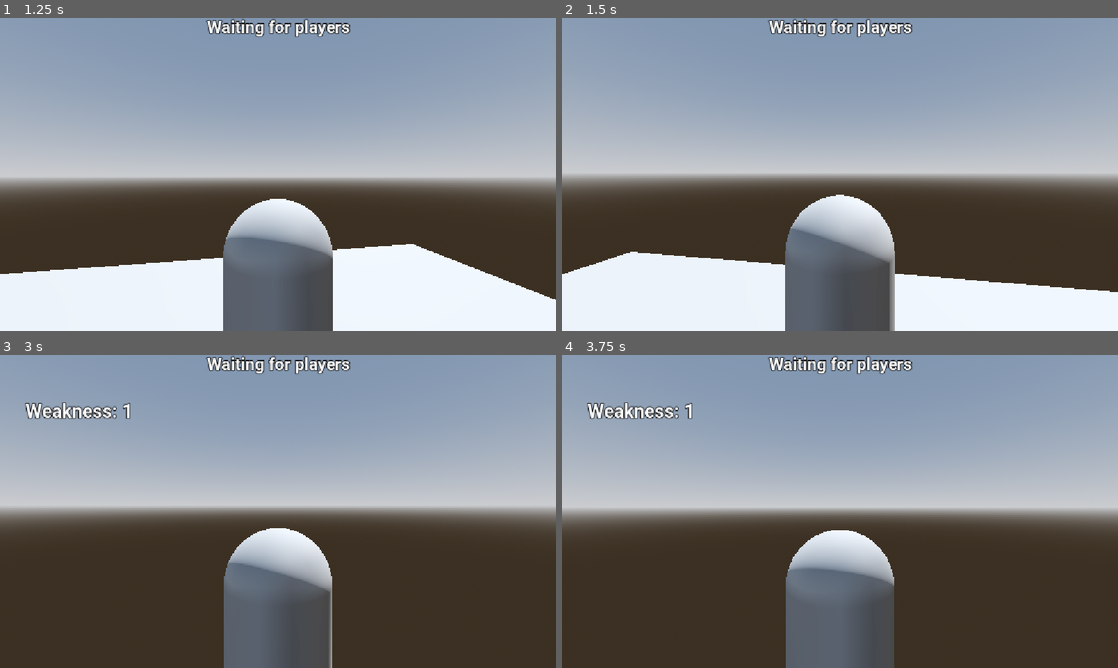
Above: before the commit, frames 1-4 (two rows, left to right).
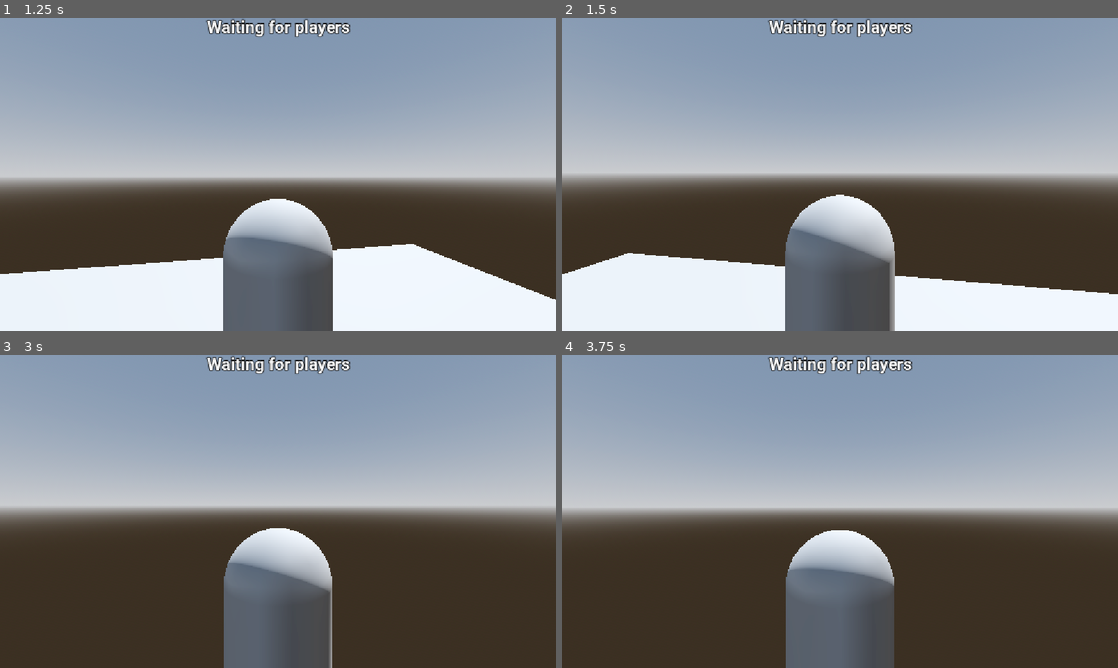
Above: after the commit, the same moments.

Repository: Virus01Official/forgotten_rewrite
Game: Godot game, scene res://main.tscn
Same seed, same stepped clock (60 frames per second), same inputs: the game is played once before the commit and once after it.
Inputs (mouse positions are in pixels of both pictures, inside the frame that each line leads up to):
- Up to frame 1 (1.25 s): move the mouse to (305, 174) at 0.52 s; hold Up (ui_up) from 0.53 s (still down); tap E (Ability2) at 0.6 s; tap R (Ability3) at 0.8 s
- Up to frame 2 (1.5 s): keep holding Up (ui_up); move the mouse to (812, 174) at 1.27 s; tap R (Ability3) at 1.35 s
- Up to frame 3 (3 s): keep holding Up (ui_up); tap T (Ability4) at 1.55, 2.1 s; move the mouse to (289, 505) at 2.02 s; tap E (Ability2) at 2.3 s; tap Enter at 2.75 s; move the mouse to (272, 517) at 2.77 s; tap Q (Ability1) at 2.85 s
- Up to frame 4 (3.75 s): keep holding Up (ui_up); tap R (Ability3) at 3.05 s; tap Space at 3.5 s; move the mouse to (878, 514) at 3.52 s; tap E (Ability2) at 3.6 s

Frame 1 is identical in both runs. In frame 2, 0.4% of the frame differs, in the area x 1-100%, y 74-89%; in frame 3, 0.7%; in frame 4, 0.7%, in the area x 4-24%, y 15-21%.

Commit message:
small changes

Diff:
--- a/UI/player_ui.tscn
+++ b/UI/player_ui.tscn
@@ -65,7 +65,6 @@
 vertical_alignment = 1
 
 [node name="Notifications" type="VBoxContainer" parent="GameStuff" unique_id=326347885]
-visible = false
 layout_mode = 0
 offset_top = 1.0
 offset_right = 1155.0
--- a/data/killers/envy.json
+++ b/data/killers/envy.json
@@ -26,8 +26,8 @@
 	  "id": "ability1",
 	  "name": "Void Grasp",
 	  "icon": "res://assets/textures/abilityTemplate.png",
-	  "cooldown": 0.3,
-	  "type": "raycast_attack",
+	  "cooldown": 15.0,
+	  "type": "mouse_attack",
 	  "damage": 50
 	},
 	{
--- a/data/survivors/chance.json
+++ b/data/survivors/chance.json
@@ -13,7 +13,7 @@
 	  "id": "ability1",
 	  "name": "Lucky Draw",
 	  "icon": "res://assets/textures/abilityTemplate.png",
-	  "cooldown": 0.0,
+	  "cooldown": 0.3,
 	  "type": "luck_token",
 	  "description": "50% chance to gain a luck token, 50% chance to gain weakness"
 	},
@@ -21,7 +21,7 @@
 	  "id": "ability2",
 	  "name": "Russian Roulette",
 	  "icon": "res://assets/textures/abilityTemplate.png",
-	  "cooldown": 0.0,
+	  "cooldown": 15.0,
 	  "type": "gun_shot",
 	  "damage": 30,
 	  "self_damage": 60,
@@ -31,7 +31,7 @@
 	  "id": "ability3",
 	  "name": "Health Gamble",
 	  "icon": "res://assets/textures/abilityTemplate.png",
-	  "cooldown": 0.0,
+	  "cooldown": 30.0,
 	  "type": "health_gamble",
 	  "min_health": 60,
 	  "max_health": 130,
@@ -42,7 +42,7 @@
 	  "id": "ability4",
 	  "name": "Reset",
 	  "icon": "res://assets/textures/abilityTemplate.png",
-	  "cooldown": 0.0,
+	  "cooldown": 60.0,
 	  "type": "reset",
 	  "requires_tokens": 3,
 	  "description": "Reset luck tokens and weakness (requires 3 tokens)"
--- a/scripts/ability_component.gd
+++ b/scripts/ability_component.gd
@@ -88,8 +88,86 @@
 	elif ability == "reset" and player.tokens == 3:
 		gunDestroyed = false
 		player.weakness = 0
+
+	# mouse attack
+	elif ability == "mouse_attack":
+		var camera = get_viewport().get_camera_3d()
+		if not camera:
+			return
+
+		var mouse_pos = get_viewport().get_mouse_position()
+		var ray_origin = camera.project_ray_origin(mouse_pos)
+		var ray_dir = camera.project_ray_normal(mouse_pos)
+
+		var space = $"..".get_world_3d().direct_space_state
+		var query = PhysicsRayQueryParameters3D.create(
+			ray_origin,
+			ray_origin + ray_dir * 100.0
+		)
+		query.exclude = [$"..".get_rid()]
+
+		var result = space.intersect_ray(query)
+
+		var target_pos: Vector3
+		if result:
+			target_pos = result.position
+		else:
+			target_pos = ray_origin + ray_dir * 50.0
+
+		_launch_mouse_projectile(target_pos)
+
 	else:
 		print(ability)
+
+func _launch_mouse_projectile(target_pos: Vector3) -> void:
+	var start_pos = $"..".global_position
+	start_pos.y -= 0.9
+
+	var direction = (target_pos - start_pos).normalized()
+	var speed = 20.0
+	var max_distance = 40.0
+	var min_distance = 1.5
+	var projectile_pos = start_pos
+	var travelled = 0.0
+
+	while travelled < max_distance:
+		var step = speed * get_physics_process_delta_time()
+		var next_pos = projectile_pos + direction * step
+
+		var space = $"..".get_world_3d().direct_space_state
+		var query = PhysicsRayQueryParameters3D.create(projectile_pos, next_pos)
+		query.exclude = [$"..".get_rid()]
+		var result = space.intersect_ray(query)
+
+		if result and travelled >= min_distance:
+			_spawn_explosion(result.position)
+			return
+
+		projectile_pos = next_pos
+		travelled += step
+		await get_tree().physics_frame
+
+	_spawn_explosion(projectile_pos)
+
+func _spawn_explosion(pos: Vector3) -> void:
+	var hit_flag: Array = []
+	$"../..".add_hitbox(
+		$"..".hitboxes,
+		pos,
+		hit_flag,
+		35,
+		"survivor",
+		Vector3(3.0, 3.0, 3.0),
+		$".."
+	)
+
+func has_ability(ability_slot: String, survivor: String) -> bool:
+	var survivor_data = CharData.get_survivor(survivor)
+	var abilities: Array = survivor_data.get("abilities", [])
+	for ab in abilities:
+		if ab.get("id") == ability_slot:
+			return true
+	return false
 
 func get_ability_survivor(ability_slot: String, survivor: String) -> Dictionary:
 	var survivor_data = CharData.get_survivor(survivor)
@@ -100,14 +178,11 @@
 	push_warning("[AbilityComponent] Ability slot '%s' not found for survivor '%s'" % [ability_slot, survivor])
 	return {}
 
-func has_ability(ability_slot: String, survivor: String) -> bool:
-	var survivor_data = CharData.get_survivor(survivor)
-	var abilities: Array = survivor_data.get("abilities", [])
+func get_killer_ability(ability_slot: String, killer: String):
+	var killer_data = CharData.get_killer(killer)
+	var abilities: Array = killer_data.get("abilities", [])
 	for ab in abilities:
 		if ab.get("id") == ability_slot:
-			return true
-	return false
-
-func get_killer_ability(ability: String, killer: String):
-	var ab = CharData.get_killer(killer).get(ability, "ability1")
-	return ab
+			return ab
+	push_warning("[AbilityComponent] Ability slot '%s' not found for killer '%s'" % [ability_slot, killer])
+	return {}
--- a/scripts/main.gd
+++ b/scripts/main.gd
@@ -61,6 +61,14 @@
 		print("Most malicious player is: ", most_malicious_player.name,
 			  " with malice: ", highest_malice)
 
+func assign_model(_player):
+	pass
+
+func start_lms(killer):
+	$LMS.stream = get_lms(killer)
+	AudioServer.set_bus_volume_db(1, 0)
+	$LMS.play()
+
 func get_lms(killer: String):
 	var killer_data = CharData.get_killer(killer)
 	var music = killer_data.get("music", {})
--- a/scripts/player.gd
+++ b/scripts/player.gd
@@ -7,7 +7,7 @@
 const MOUSE_SENSITIVITY = 0.003
 
 var malice = 1
-var is_Killer = false
+var is_Killer = true
 
 var current_speed = WALK_SPEED
 
@@ -17,7 +17,7 @@
 
 var usingAbility = false
 var equipped_survivor = "chance"
-var equipped_killer = "Test"
+var equipped_killer = "envy"
 
 var equipped_ability1 = {}
 var equipped_ability2 = {}
@@ -52,7 +52,7 @@
 	"generator": _interact_generator,
 }
 
-const COOLDOWN_ABILITY1 = 3.0
+const COOLDOWN_ABILITY1 = 15.0
 const COOLDOWN_ABILITY2 = 5.0
 const COOLDOWN_ABILITY3 = 5.0
 const COOLDOWN_ABILITY4 = 5.0
@@ -68,6 +68,7 @@
 
 func _ready() -> void:
 	Input.set_mouse_mode(Input.MOUSE_MODE_CAPTURED)
+	_refresh_abilities()
 
 func _process(delta: float) -> void:
 	for key in cooldowns:
@@ -80,18 +81,25 @@
 func _start_cooldown(action: String, duration: float) -> void:
 	cooldowns[action] = duration
 
+func _refresh_abilities() -> void:
+	if is_Killer:
+		equipped_ability1 = Ability_Component.get_killer_ability("ability1", equipped_killer)
+		equipped_ability2 = Ability_Component.get_killer_ability("ability2", equipped_killer)
+		if Ability_Component.has_ability("ability3", equipped_killer):
+			equipped_ability3 = Ability_Component.get_killer_ability("ability3", equipped_killer)
+		if Ability_Component.has_ability("ability4", equipped_killer):
+			equipped_ability4 = Ability_Component.get_killer_ability("ability4", equipped_killer)
+	else:
+		equipped_ability1 = Ability_Component.get_ability_survivor("ability1", equipped_survivor)
+		equipped_ability2 = Ability_Component.get_ability_survivor("ability2", equipped_survivor)
+		if Ability_Component.has_ability("ability3", equipped_survivor):
+			equipped_ability3 = Ability_Component.get_ability_survivor("ability3", equipped_survivor)
+		if Ability_Component.has_ability("ability4", equipped_survivor):
+			equipped_ability4 = Ability_Component.get_ability_survivor("ability4", equipped_survivor)
+
 func _physics_process(delta: float) -> void:
 	if not is_on_floor():
 		velocity += get_gravity() * delta
-
-	equipped_ability1 = Ability_Component.get_ability_survivor("ability1", equipped_survivor)
-	equipped_ability2 = Ability_Component.get_ability_survivor("ability2", equipped_survivor)
-
-	if Ability_Component.has_ability("ability3", equipped_survivor):
-		equipped_ability3 = Ability_Component.get_ability_survivor("ability3", equipped_survivor)
-
-	if Ability_Component.has_ability("ability4", equipped_survivor):
-		equipped_ability4 = Ability_Component.get_ability_survivor("ability4", equipped_survivor)
 
 	if Input.is_action_pressed("Sprint") and not exhausted and not sprint_needs_reset:
 		is_sprinting = true
@@ -112,7 +120,7 @@
 		await get_tree().create_timer(0.5).timeout
 		abilityTimer_timeout()
 
-	if Input.is_action_just_pressed("Ability2") and not usingAbility and not _is_on_cooldown(equipped_ability2.get("name", "Ability2")):
+	if Input.is_action_just_pressed("Ability2") and not usingAbility and not _is_on_cooldown(equipped_ability1.get("name", "Ability2")):
 		var ability_type = equipped_ability2.get("type", "")
 		var ability_name = equipped_ability2.get("name", "Ability2")
 		var cooldown_duration = equipped_ability2.get("cooldown", COOLDOWN_ABILITY2)
@@ -122,7 +130,7 @@
 		await get_tree().create_timer(0.5).timeout
 		abilityTimer_timeout()
 
-	if Input.is_action_just_pressed("Ability3") and not usingAbility and not equipped_ability3.is_empty() and not _is_on_cooldown(equipped_ability3.get("name", "Ability3")):
+	if Input.is_action_just_pressed("Ability3") and not usingAbility and not equipped_ability3.is_empty() and not _is_on_cooldown(equipped_ability1.get("name", "Ability3")):
 		var ability_type = equipped_ability3.get("type", "")
 		var ability_name = equipped_ability3.get("name", "Ability3")
 		var cooldown_duration = equipped_ability3.get("cooldown", COOLDOWN_ABILITY3)
@@ -132,7 +140,7 @@
 		await get_tree().create_timer(0.5).timeout
 		abilityTimer_timeout()
 
-	if Input.is_action_just_pressed("Ability4") and not usingAbility and not equipped_ability4.is_empty() and not _is_on_cooldown(equipped_ability4.get("name", "Ability4")):
+	if Input.is_action_just_pressed("Ability4") and not usingAbility and not equipped_ability4.is_empty() and not _is_on_cooldown(equipped_ability1.get("name", "Ability4")):
 		var ability_type = equipped_ability4.get("type", "")
 		var ability_name = equipped_ability4.get("name", "Ability4")
 		var cooldown_duration = equipped_ability4.get("cooldown", COOLDOWN_ABILITY4)
Not shown, added: assets/sfx/voicelines/becca_uwu.mp3.import
Not shown, added: assets/sfx/voicelines/skins/virus/virus_intro.mp3.import
Not shown, added: assets/sfx/voicelines/skins/virus/voiceline.mp3.import
Not shown, added: assets/sfx/voicelines/voiceline.mp3.import
Not shown, added: assets/sfx/voicelines/voiceline2.mp3.import
Not shown, added: assets/sfx/voicelines/voiceline3.mp3.import
Not shown, added: assets/sfx/voicelines/voiceline4.mp3.import
Not shown, added: assets/sfx/voicelines/voiceline_stun.mp3.import
Not shown, added: assets/sfx/voicelines/becca_uwu.mp3
Not shown, added: assets/sfx/voicelines/skins/virus/virus_intro.mp3
Not shown, added: assets/sfx/voicelines/skins/virus/voiceline.mp3
Not shown, added: assets/sfx/voicelines/voiceline.mp3
(and 4 more such lines)
